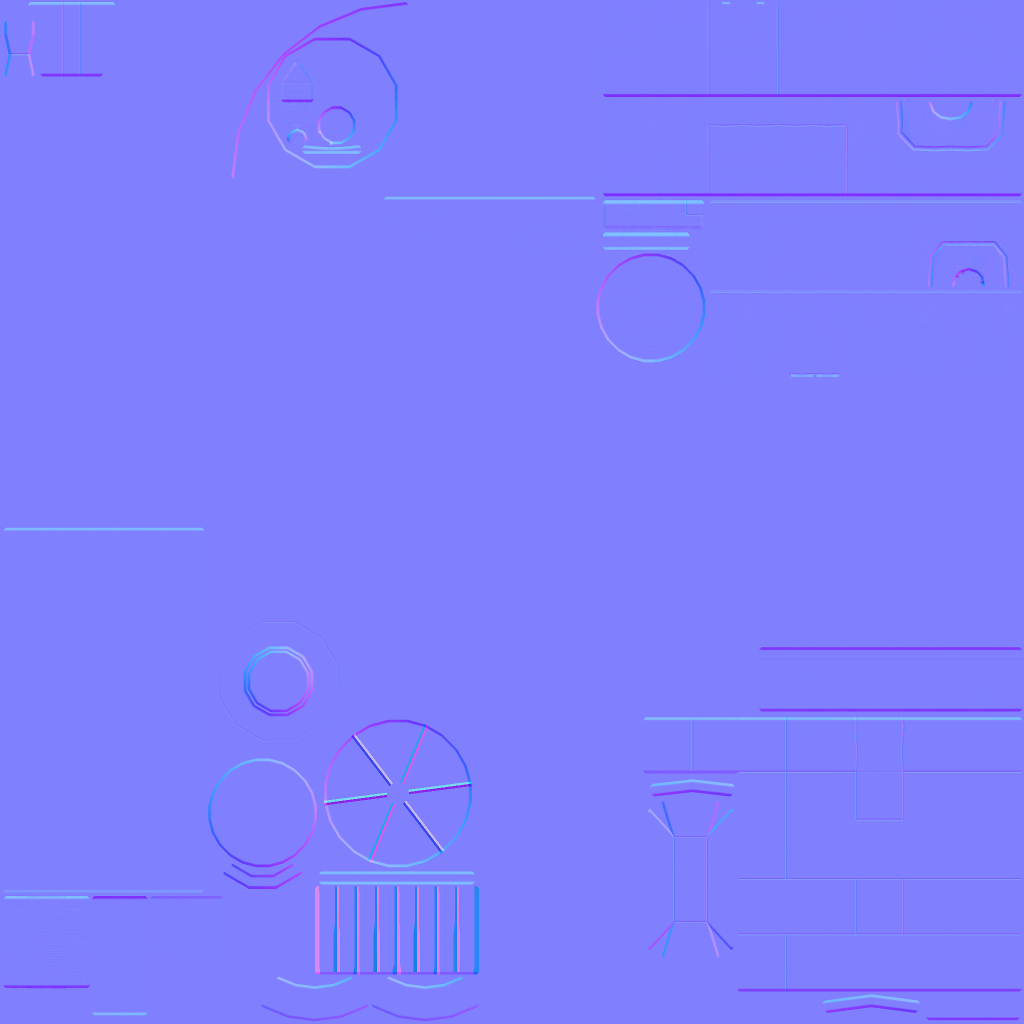
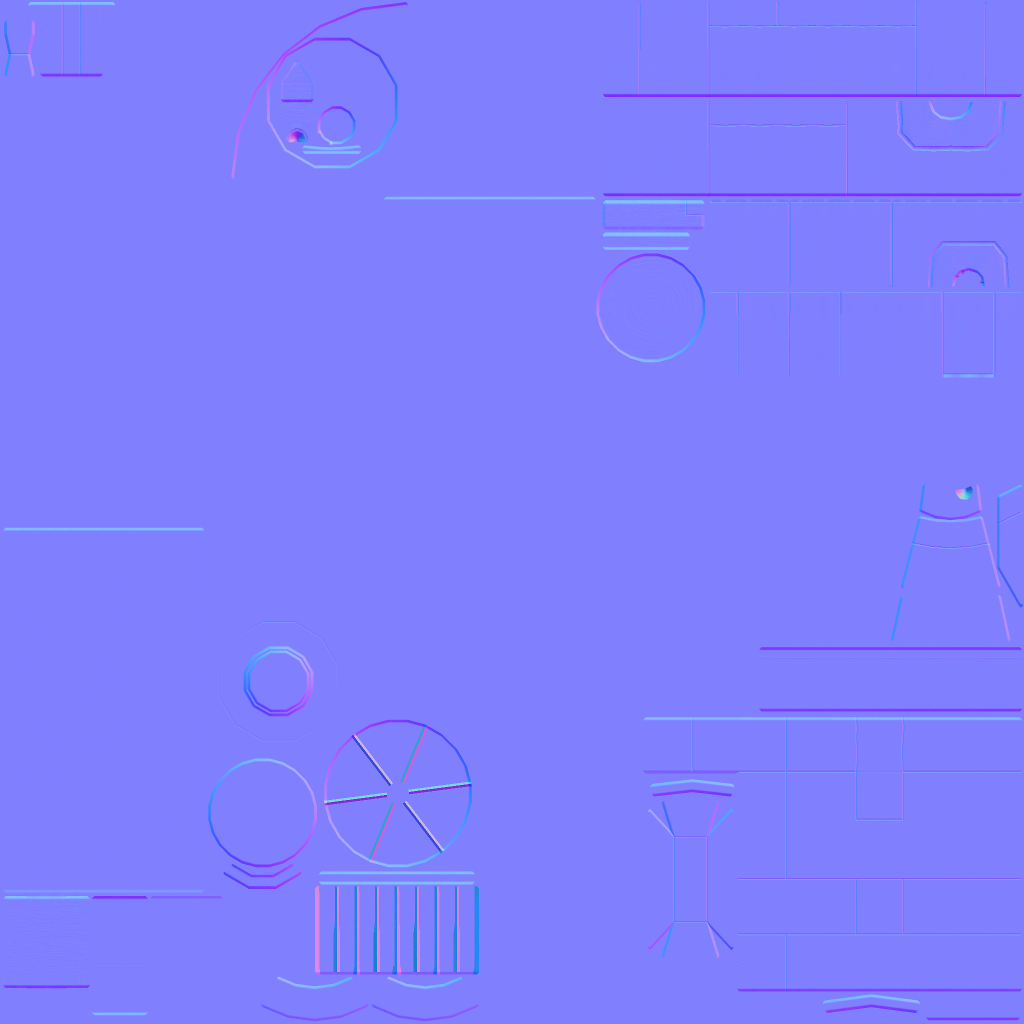
Before/after of a 1024x1024 layered artwork. What changed in the layer stack:
painted on "_bevel. kopia" over [891, 484, 1023, 642]
painted on "_bevel" over [891, 484, 1023, 642]
painted on "_panelline_baked" over [286, 1, 1023, 992]
painted on "Warstwa" over [286, 127, 974, 501]
